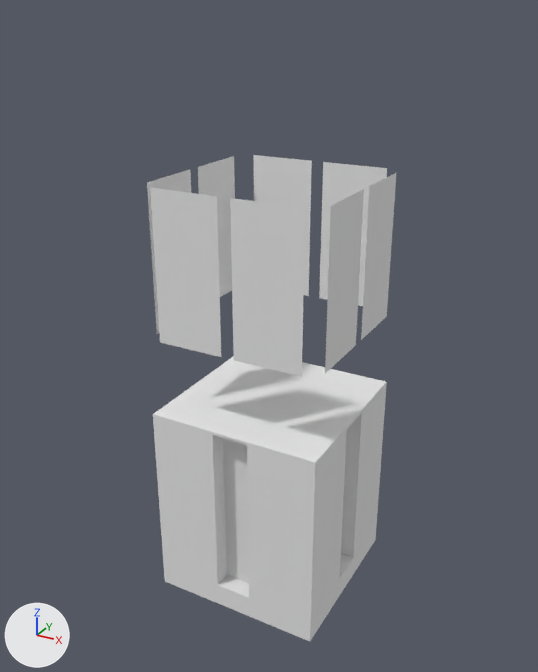
Renders of the Blender file Assets/models/cave/room02/room02f_miner_alt02.blend from each side of a commit.
Camera for both pictures: a 50 mm camera at (5.35, -9.93, 2.01) aimed at (-0.01, -0.18, -2.86). Lighting does not change. The marker at lower left points along +X, +Y and +Z.

Objects in the first picture: 'body_bottom', 'collection_area_panels'.
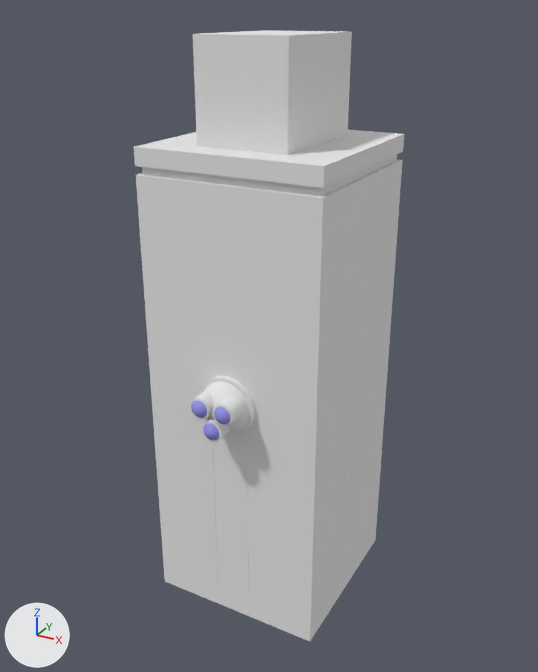
What changed in the scene script:
```text
Add me_cube_013:
    me_cube_013.from_pydata([(-1.47, -1.47, -0.6), (-1.47, -1.47, 0.59), (-1.47, 1.47, -0.6), (-1.47, 1.47, 0.59), (1.47, -1.47, -0.6), (1.47, -1.47, 0.59), (1.47, 1.47, -0.6), (1.47, 1.47, 0.59)], [], [(1, 3, 2, 0), (3, 7, 6, 2), (7, 5, 4, 6), (5, 1, 0, 4)])
    me_cube_013.materials.append(mat_miner_body)  # its picture is missing
Change ob_head_ball:
    remove ob_head_ball.hide_set(True)  # its collection is switched off
    ob_head_ball.location: (0.0, 0.0, 0.0) -> (0.0, -1.43, -3.49)
Change ob_head_rim:
    ob_head_rim.location: (0.0, 0.0, 0.0) -> (0.0, -1.43, -3.49)
    remove ob_head_rim.hide_set(True)  # its collection is switched off
Change ob_eye_000:
    ob_eye_000.location: (0.0, 0.0, 0.0) -> (0.0, -1.82, -3.72)
    remove ob_eye_000.hide_set(True)  # its collection is switched off
Change ob_iris_000:
    remove ob_iris_000.hide_set(True)  # its collection is switched off
    ob_iris_000.location: (0.0, 0.0, 0.0) -> (0.0, -1.89, -3.72)
Change ob_eye_002:
    ob_eye_002.location: (0.0, 0.0, 0.0) -> (0.2, -1.82, -3.39)
    remove ob_eye_002.hide_set(True)  # its collection is switched off
Change ob_iris_002:
    remove ob_iris_002.hide_set(True)  # its collection is switched off
    ob_iris_002.location: (0.0, 0.0, 0.0) -> (0.2, -1.89, -3.39)
Change ob_eye_001:
    ob_eye_001.location: (0.0, 0.0, 0.0) -> (-0.2, -1.82, -3.39)
    remove ob_eye_001.hide_set(True)  # its collection is switched off
Change ob_iris_001:
    remove ob_iris_001.hide_set(True)  # its collection is switched off
    ob_iris_001.location: (0.0, 0.0, 0.0) -> (-0.2, -1.89, -3.39)
Change ob_arms_upper_s:
    remove ob_arms_upper_s.hide_set(True)  # its collection is switched off
    ob_arms_upper_s.location: (0.0, 0.0, 0.0) -> (0.0, 0.0, -5.02)
Change ob_arms_lower_s:
    remove ob_arms_lower_s.hide_set(True)  # its collection is switched off
    ob_arms_lower_s.location: (0.0, 0.0, 0.0) -> (0.0, 0.0, -6.37)
Change ob_arms_upper_e:
    ob_arms_upper_e.location: (0.0, 0.0, 0.0) -> (0.0, 0.0, -5.02)
Change ob_arms_lower_e:
    ob_arms_lower_e.location: (0.0, 0.0, 0.0) -> (0.0, 0.0, -6.37)
Change ob_collection_area:
    remove ob_collection_area.hide_set(True)  # its collection is switched off
    ob_collection_area.location: (0.0, 0.0, 0.0) -> (0.0, 0.0, -0.92)
Change ob_body_clamp:
    remove ob_body_clamp.hide_set(True)  # its collection is switched off
    ob_body_clamp.location: (0.0, 0.0, 0.0) -> (0.0, 0.0, 0.9)
Add ob_mid_section_shell:
    ob_mid_section_shell = bpy.data.objects.new('mid_section_shell', me_cube_013)
    ob_mid_section_shell.location = (0.0, 0.0, -3.48)
```

What differs and where, as boxes (x1, y1, x2, y2) in the pictures (538 x 672 px):
'collection_area', shown
    after: (134, 130, 404, 390)
'body_clamp', shown
    after: (193, 30, 352, 155)
'mid_section_shell', added
    after: (148, 321, 391, 462)
'arms_upper.S', shown
    after: (213, 438, 248, 523)
'arms_lower.S', shown
    after: (215, 512, 249, 598)
'arms_upper.E', now drawn
    after: (343, 413, 362, 506)
'arms_lower.E', now drawn
    after: (340, 488, 357, 577)
'head_ball', shown
    after: (205, 381, 249, 431)
'head_rim', shown
    after: (200, 376, 255, 434)
'eye.002', shown
    after: (212, 397, 245, 426)
'eye.001', shown
    after: (190, 390, 214, 420)
'eye.000', shown
    after: (202, 418, 230, 442)
'iris.002', shown
    after: (214, 407, 231, 424)
'iris.000', shown
    after: (203, 423, 219, 440)
'iris.001', shown
    after: (191, 401, 207, 418)
